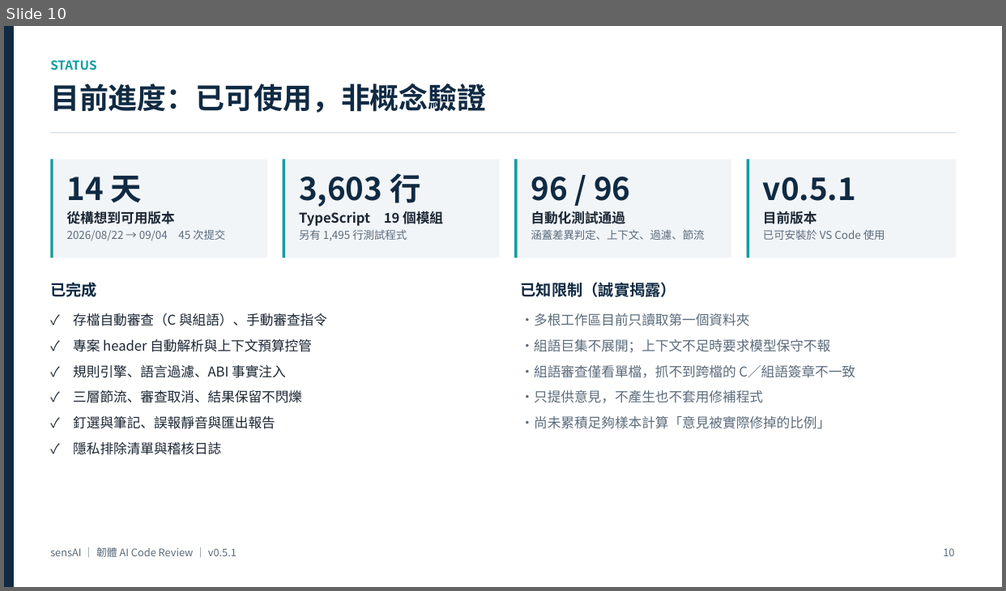
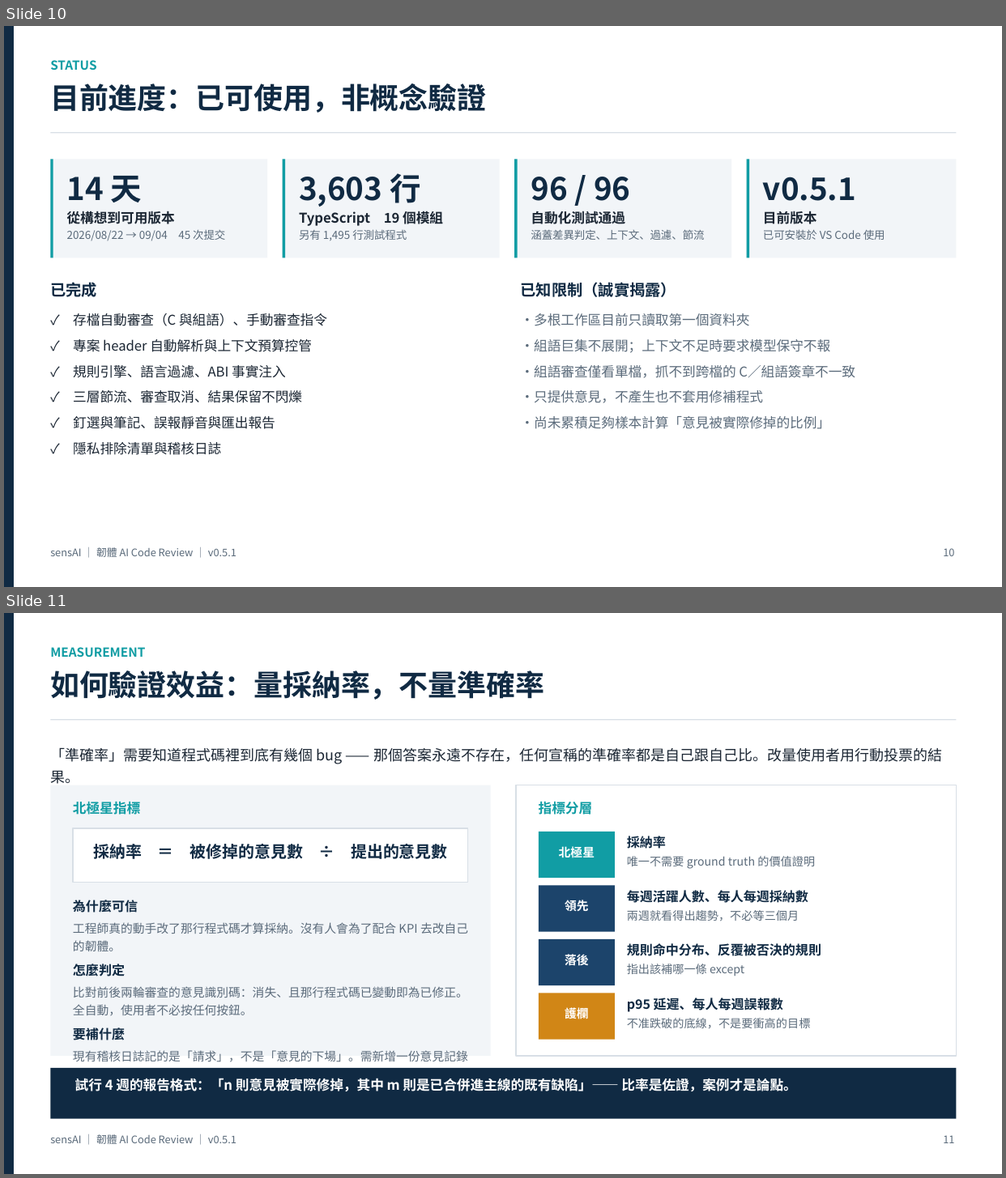
Before and after one commit to kevintsou/sensAI, a slide deck: docs/sensAI_報告.pptx. Shown one above the other, each under a label of ours: slide 10 before the commit, slides 10 and 11 after it. The pictures are 1006x591 and 1006x1178 pixels, drawn with LibreOffice and Linux fonts; fonts in the diff are those of the drawing. Boxes give left, top, right and bottom in pixels: in the first picture for what was removed or moved away, otherwise in the second. Text is boxed around its words. In the diff, an @@ line names an element or a change of style, - is before the commit and + after.

```diff
--- a/docs/sensAI_報告.pptx
+++ b/docs/sensAI_報告.pptx
@@ slide 11 added at box(4, 613, 1002, 1174), background #FFFFFF @@
@@ rectangle added at box(4, 613, 14, 1174), fill #102A43 @@
@@ text added at box(50, 647, 145, 657), 12 pt, text #119DA4, bold @@
+MEASUREMENT
@@ text added at box(50, 671, 544, 700), 28 pt, text #102A43, bold @@
+如何驗證效益：量採納率，不量準確率
@@ rectangle added at box(50, 719, 957, 720), fill #D8DFE6 @@
@@ text added at box(50, 747, 943, 764), 14 pt, text #1B2633 @@
+「準確率」需要知道程式碼裡到底有幾個 bug —— 那個答案永遠不存在，任何宣稱的準確率都是自己跟自己比。改量使用者用行動投票的結果。
@@ rectangle added at box(50, 786, 491, 1056), fill #F2F5F8 @@
@@ text added at box(73, 802, 140, 815), 13 pt, text #119DA4, bold @@
+北極星指標
@@ rectangle added at box(516, 786, 957, 1056), outline #D8DFE6 1 pt @@
@@ text added at box(539, 802, 593, 815), 13 pt, text #119DA4, bold @@
+指標分層
@@ rectangle added at box(73, 828, 468, 883), fill #FFFFFF, outline #D8DFE6 1 pt @@
@@ text added at box(93, 844, 447, 859), 15.5 pt, text #102A43, bold @@
+採納率 ＝ 被修掉的意見數 ÷ 提出的意見數
@@ rectangle added at box(539, 832, 615, 878), fill #119DA4 @@
@@ text added at box(559, 846, 594, 858), 11.5 pt, text #FFFFFF, bold @@
+北極星
@@ text added at box(627, 834, 815, 869), 11 pt, text #5B6B7B @@
+採納率
+唯一不需要 ground truth 的價值證明
@@ text added at box(73, 900, 468, 1082), 11.5 pt, text #5B6B7B @@
+為什麼可信
+工程師真的動手改了那行程式碼才算採納。沒有人會為了配合 KPI 去改自己的韌體。
+怎麼判定
+比對前後兩輪審查的意見識別碼：消失、且那行程式碼已變動即為已修正。全自動，使用者不必按任何按鈕。
+要補什麼
+現有稽核日誌記的是「請求」，不是「意見的下場」。需新增一份意見記錄檔與匯出指令。
@@ rectangle added at box(539, 885, 615, 932), fill #1C446B @@
@@ text added at box(565, 900, 589, 911), 11.5 pt, text #FFFFFF, bold @@
+領先
@@ text added at box(627, 890, 808, 922), 11 pt, text #5B6B7B @@
+每週活躍人數、每人每週採納數
+兩週就看得出趨勢，不必等三個月
@@ rectangle added at box(539, 939, 615, 986), fill #1C446B @@
@@ text added at box(627, 943, 821, 976), 12.5 pt, text #102A43, bold @@
+規則命中分布、反覆被否決的規則
+指出該補哪一條 except
@@ text added at box(565, 954, 589, 965), 11.5 pt, text #FFFFFF, bold @@
+落後
@@ rectangle added at box(539, 994, 615, 1040), fill #D18616 @@
@@ text added at box(627, 998, 811, 1029), 11 pt, text #5B6B7B @@
+p95 延遲、每人每週誤報數
+不准跌破的底線，不是要衝高的目標
@@ text added at box(565, 1007, 589, 1022), 11.5 pt, text #FFFFFF, bold @@
+護欄
@@ rectangle added at box(50, 1068, 957, 1119), fill #102A43 @@
@@ text added at box(75, 1078, 796, 1092), 13 pt, text #FFFFFF, bold @@
+試行 4 週的報告格式：「n 則意見被實際修掉，其中 m 則是已合併進主線的既有缺陷」—— 比率是佐證，案例才是論點。
@@ text added at box(50, 1135, 236, 1144), 10 pt, text #5B6B7B @@
+sensAI ｜ 韌體 AI Code Review ｜ v0.5.1
@@ text added at box(943, 1135, 954, 1144), 10 pt, text #5B6B7B @@
+11
```
Also in this commit, not shown: 1 slide changed, 2 other files.
